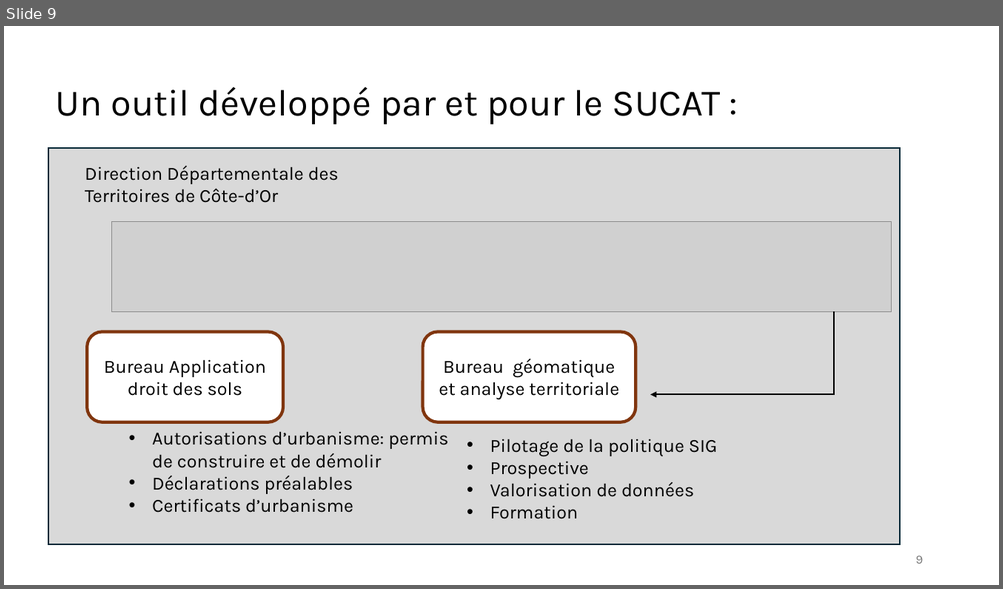
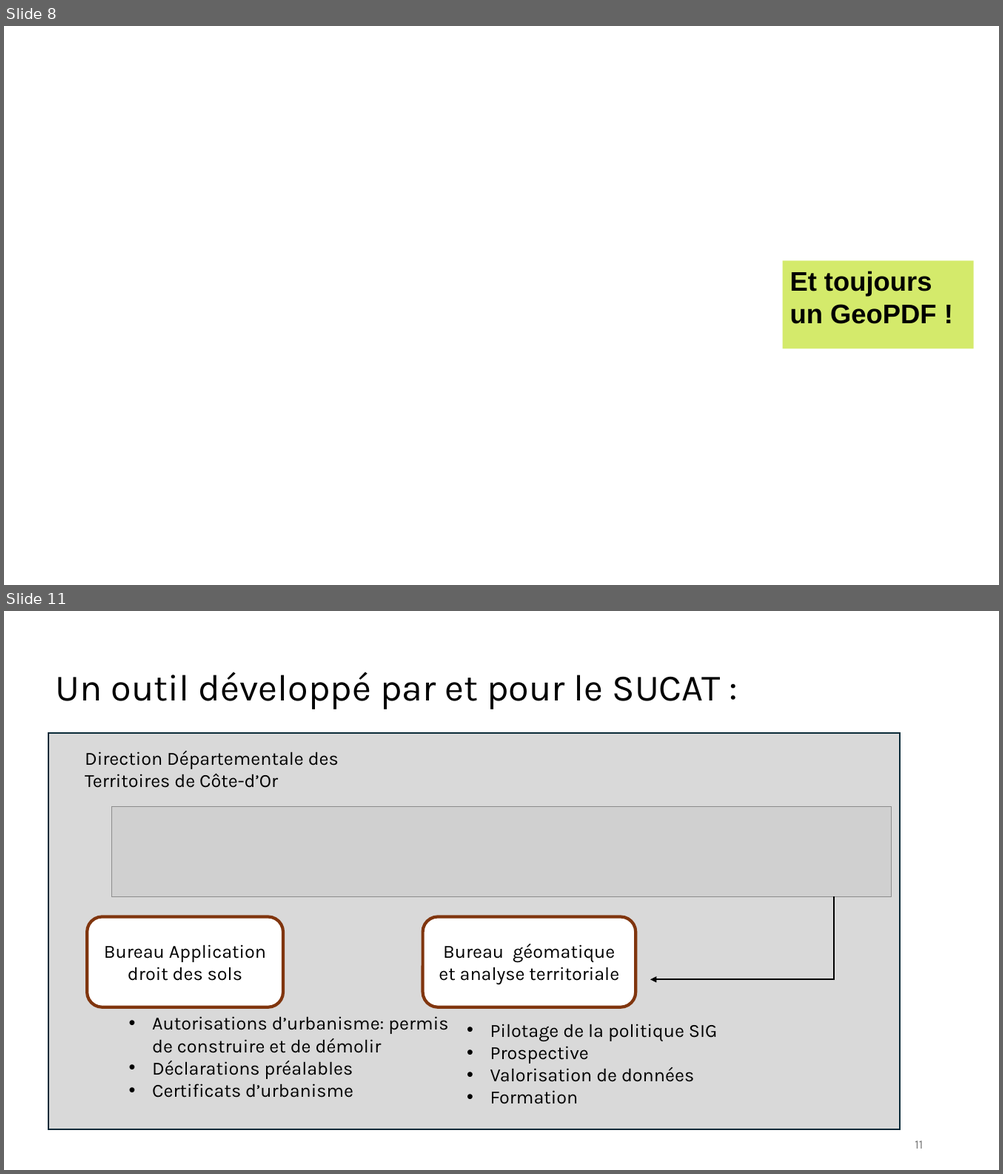
Before and after one commit to tomflyjc/Instruction_ADS, a slide deck: plugin_Instruction_ADS.odp. Shown one above the other, each under a label of ours: slide 9 before the commit, slides 8 and 11 after it; the slides between them are not shown. The pictures are 1003x589 and 1003x1174 pixels, drawn with LibreOffice and Linux fonts; fonts in the diff are those of the drawing; grey boxes stand for pictures; background and template pictures are left out. Boxes give left, top, right and bottom in pixels: in the first picture for what was removed or moved away, otherwise in the second. Text is boxed around its words. In the diff, an @@ line names an element or a change of style, - is before the commit and + after.

```diff
--- a/plugin_Instruction_ADS.odp
+++ b/plugin_Instruction_ADS.odp
@@ slide 8 added at bbox=[4, 26, 999, 585], background picture (left out) @@
@@ rectangle added at bbox=[782, 261, 973, 349], fill #D4EA6B, 26 pt, text #000000, bold @@
+Et toujours un GeoPDF !
@@ what was slide 9 is now slide 11 @@
@@ page number at bbox=[914, 1141, 922, 1149]: text changed @@
-9
+11
```
Also in this commit, not shown: 16 slides changed, 7 other slides added, 6 slides removed.
